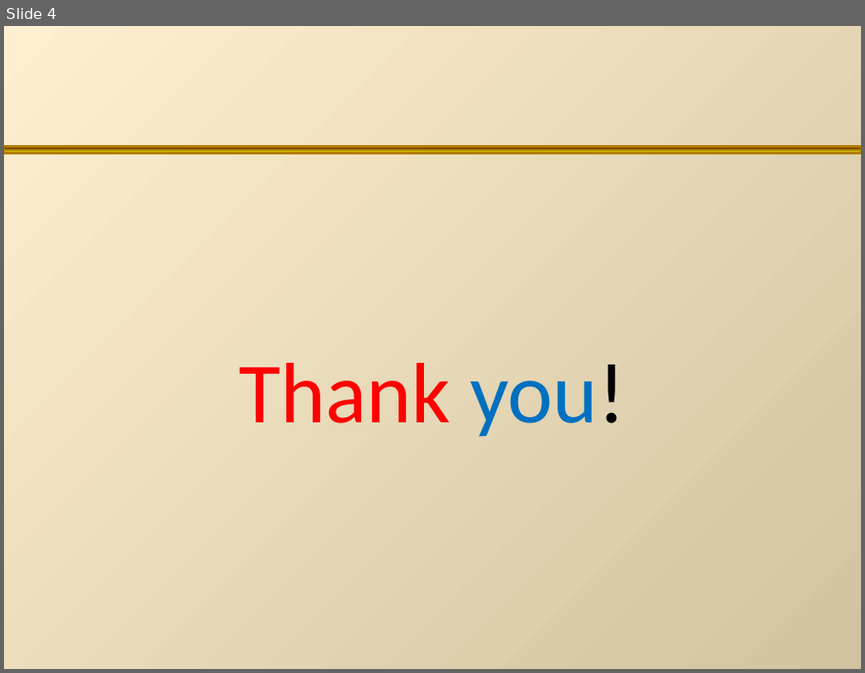
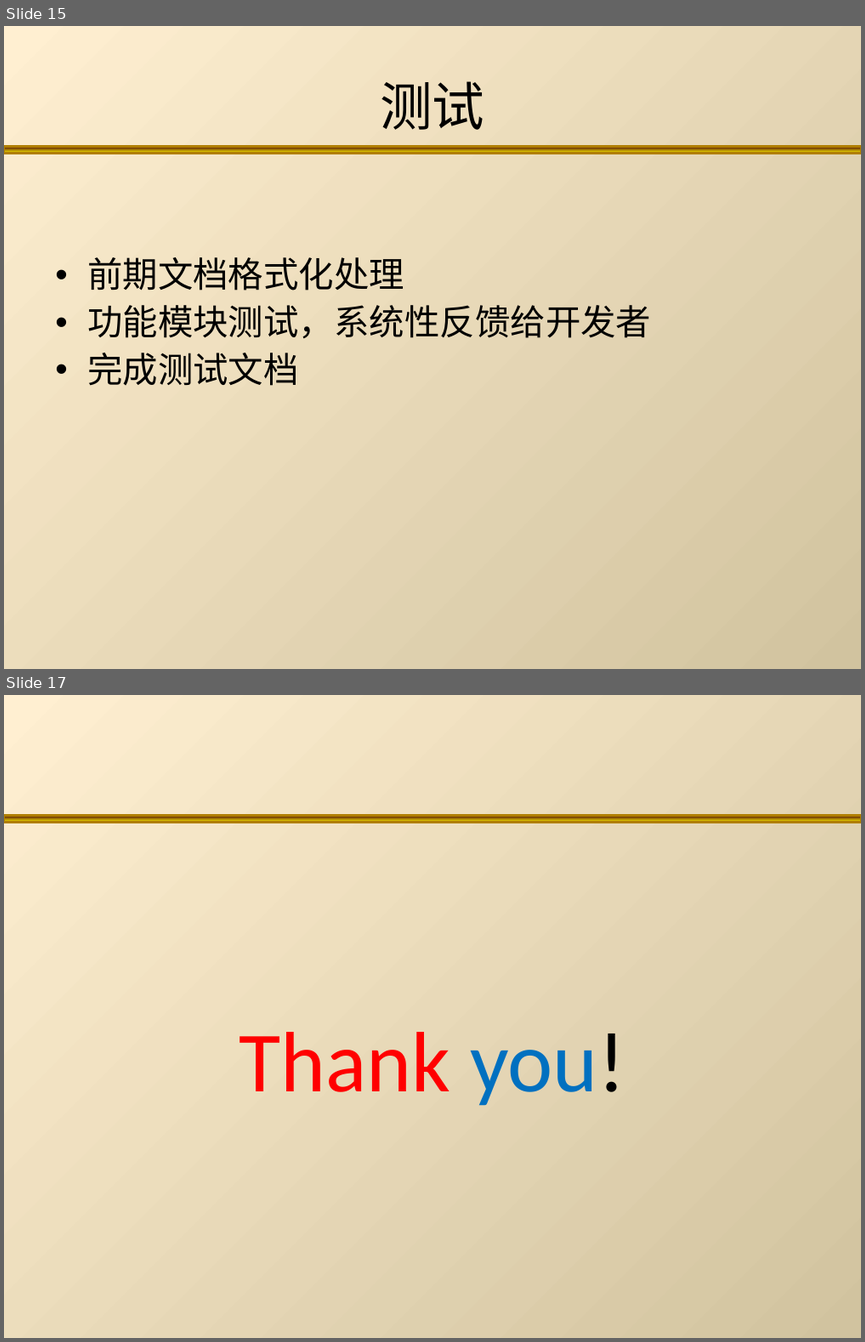
Before and after one commit to TJSS/CreditManage, a slide deck: 文档/积分管理.ppt. Shown one above the other, each under a label of ours: slide 4 before the commit, slides 15 and 17 after it; the slides between them are not shown. The pictures are 865x673 and 865x1342 pixels, drawn with LibreOffice and Linux fonts; fonts in the diff are those of the drawing. Boxes give left, top, right and bottom in pixels: in the first picture for what was removed or moved away, otherwise in the second. Text is boxed around its words. In the diff, an @@ line names an element or a change of style, - is before the commit and + after.

```diff
--- a/文档/积分管理.ppt
+++ b/文档/积分管理.ppt
@@ slide 15 added at [4,26,861,669], background gradient #FFEFD1 to #D1C39F; not listed: 1 template element that a slide beside it also shows @@
@@ title added at [380,81,484,130], 44 pt, text #000000 @@
+测试
@@ text added at [87,257,651,386], 29.6 pt, text #000000 @@
+• 前期文档格式化处理
+• 功能模块测试，系统性反馈给开发者
+• 完成测试文档
@@ what was slide 4 is now slide 17 @@
```
Also in this commit, not shown: 1 slide changed, 13 other slides added, 1 slide removed.
